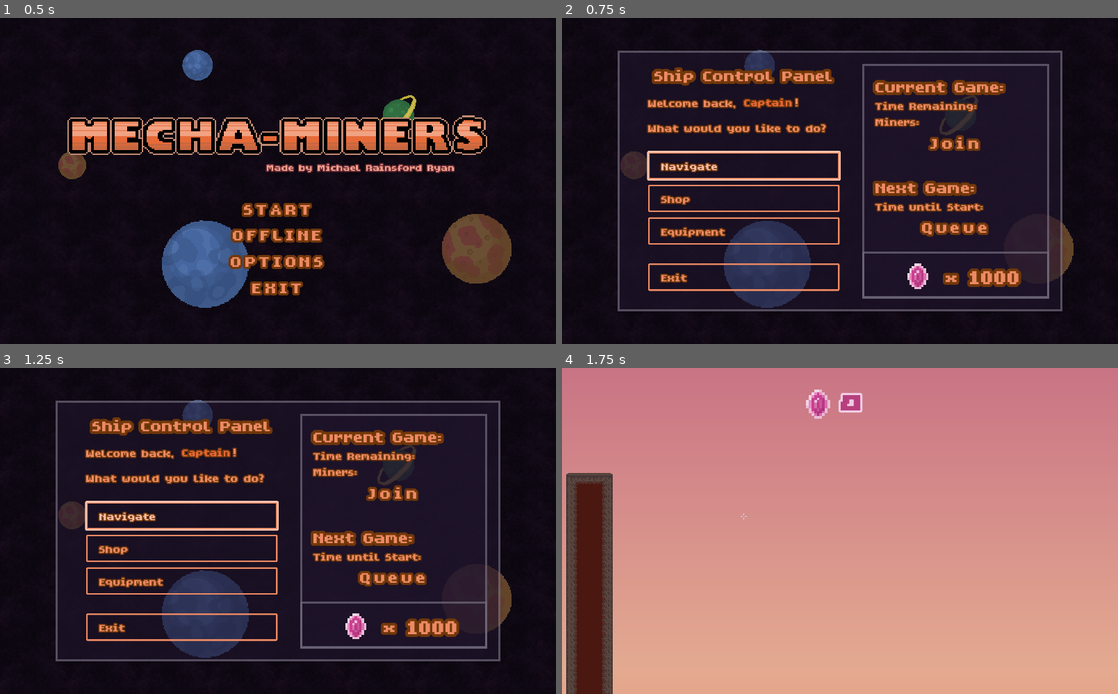
Above: before the commit, frames 1-4 (two rows, left to right).
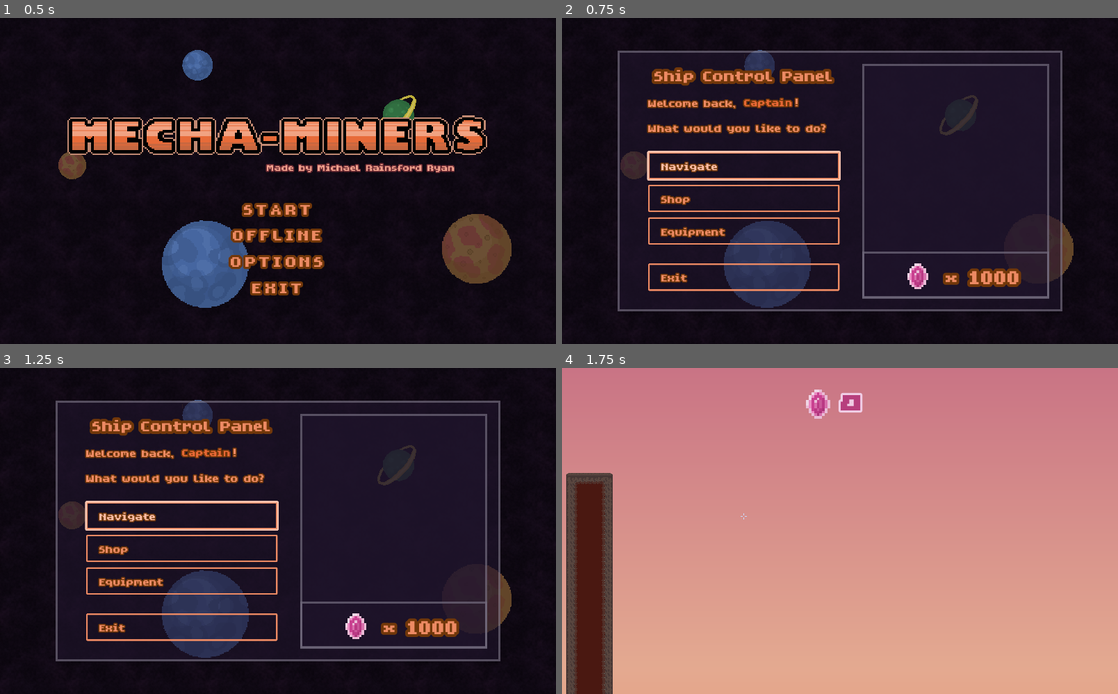
Above: after the commit, the same moments.

Repository: MichaelRRyan/Mecha-Miners
Game: Godot game, scene res://scenes/ui/screens/TitleScreen.tscn
Same seed, same stepped clock (60 frames per second), same inputs: the game is played once before the commit and once after it.
Inputs:
- Up to frame 1 (0.5 s): no input
- Up to frame 2 (0.75 s): click "OFFLINE" at 0.5 s
- Up to frame 3 (1.25 s): no input
- Up to frame 4 (1.75 s): click "Navigate" at 1.25 s

Frame 1 is identical in both runs. In frame 2, 3.6% of the frame differs, in the area x 55-80%, y 18-68%; in frame 3, 3.6%; in frame 4, nothing differs.

Commit message:
Added world syncing

Diff:
--- a/scenes/ui/screens/ShipScreen.tscn
+++ b/scenes/ui/screens/ShipScreen.tscn
@@ -153,54 +153,6 @@
 anchor_right = 0.93
 anchor_bottom = 0.75
 
-[node name="GameInfoPanel" type="VBoxContainer" parent="ConsolePanel/RightPanel/Content"]
-anchor_right = 1.0
-anchor_bottom = 1.0
-
-[node name="CurrentGameTitle" type="Label" parent="ConsolePanel/RightPanel/Content/GameInfoPanel"]
-margin_right = 295.0
-margin_bottom = 38.0
-custom_fonts/font = ExtResource( 8 )
-text = "Current Game:"
-
-[node name="TimeRemaining" type="Label" parent="ConsolePanel/RightPanel/Content/GameInfoPanel"]
-margin_top = 42.0
-margin_right = 295.0
-margin_bottom = 68.0
-text = "Time Remaining:"
-
-[node name="Miners" type="Label" parent="ConsolePanel/RightPanel/Content/GameInfoPanel"]
-margin_top = 72.0
-margin_right = 295.0
-margin_bottom = 98.0
-text = "Miners:"
-
-[node name="JoinButton" type="Button" parent="ConsolePanel/RightPanel/Content/GameInfoPanel"]
-margin_top = 102.0
-margin_right = 295.0
-margin_bottom = 140.0
-text = "Join"
-
-[node name="NextGameTitle" type="Label" parent="ConsolePanel/RightPanel/Content/GameInfoPanel"]
-margin_top = 144.0
-margin_right = 295.0
-margin_bottom = 223.0
-custom_fonts/font = ExtResource( 8 )
-text = "
-Next Game:"
-
-[node name="TimeUntilStart" type="Label" parent="ConsolePanel/RightPanel/Content/GameInfoPanel"]
-margin_top = 227.0
-margin_right = 295.0
-margin_bottom = 253.0
-text = "Time until Start:"
-
-[node name="QueueButton" type="Button" parent="ConsolePanel/RightPanel/Content/GameInfoPanel"]
-margin_top = 257.0
-margin_right = 295.0
-margin_bottom = 295.0
-text = "Queue"
-
 [node name="Console" type="Panel" parent="ConsolePanel/RightPanel"]
 anchor_top = 0.8
 anchor_right = 1.0
--- a/scenes/world/TestWorld.tscn
+++ b/scenes/world/TestWorld.tscn
@@ -45,4 +45,3 @@
 
 [connection signal="menu_toggled" from="GUIManager" to="Cursor" method="_on_GUIManager_menu_toggled"]
 [connection signal="crystal_amount_changed" from="PlayerManager/Player" to="GUIManager" method="_on_Player_crystal_amount_changed"]
-[connection signal="menu_toggled" from="DropPod" to="GUIManager" method="_on_DropPod_menu_toggled"]
--- a/scripts/ai/AIController.gd
+++ b/scripts/ai/AIController.gd
@@ -141,6 +141,9 @@
 
 #-------------------------------------------------------------------------------
 func _ready() -> void:
+	if Network.is_client():
+		queue_free()
+
 	subject = get_parent()
 	var _r = subject.connect("died", self, "_on_subject_died")
 	call_deferred("add_behaviour", IdleBehaviour.new())
--- a/scripts/world/PlayerManager.gd
+++ b/scripts/world/PlayerManager.gd
@@ -28,6 +28,7 @@
 var _entity_data = []
 var _main_camera : Camera2D = null
 var _focused_entity_id = 0
+var _terrain = null
 
 var _local_player = null
 var _cam_follow_point = null
@@ -50,12 +51,34 @@
 		_main_camera = main_cameras.front()
 		_main_camera.limit_top = int(drop_height + camera_buffer)
 
+	# Gets the terrain.
+	var terrains = get_tree().get_nodes_in_group("terrain")
+	if terrains != null and not terrains.empty():
+		_terrain = terrains.front()
+
 	# If offline or hosting, spawns the first few entities.
 	var net_state = Network.state
 	if Network.State.Offline == net_state or Network.State.Hosting == net_state:
 		_spawn_first_entities()
 
 	elif Network.State.Connected == net_state:
+		rpc_id(Network.SERVER_ID, "_request_world_data")
+
+
+# ------------------------------------------------------------------------------
+# SERVER METHOD.
+remote func _request_world_data():
+	if Network.State.Hosting == Network.state:
+		var peer_id = get_tree().get_rpc_sender_id()
+		rpc_id(peer_id, "_recieve_world_data", _terrain.get_world_data())
+
+
+# ------------------------------------------------------------------------------
+# CLIENT METHOD.
+remote func _recieve_world_data(world_data):
+	var sender_id = get_tree().get_rpc_sender_id()
+	if Network.SERVER_ID == sender_id:
+		_terrain.apply_world_data(world_data)
 		rpc_id(Network.SERVER_ID, "_request_entity_data")
 
 
--- a/scripts/world/Terrain.gd
+++ b/scripts/world/Terrain.gd
@@ -81,6 +81,65 @@
 
 
 # -----------------------------------------------------------------------------
+func get_world_data():
+	var generator = get_node("WorldGenerator")
+	var width = generator.width
+	var height = generator.cave_height + generator.ground_height
+
+	var foreground = $Foreground
+	var background = $Background
+	var details = $Details
+
+	var tiles = []
+	tiles.resize(width)
+	for x in width:
+		tiles[x] = []
+		tiles[x].resize(height)
+
+		for y in height:
+			tiles[x][y] = {
+				0: foreground.get_cell(x, y),
+				1: background.get_cell(x, y),
+			}
+
+	var grass = {}
+	for x in width:
+		for y in generator.ground_height:
+			var type = details.get_cell(x, y)
+			if type != -1:
+				grass[Vector2(x, y)] = type
+
+	return { "tiles": tiles, "grass": grass }
+
+
+# -----------------------------------------------------------------------------
+func apply_world_data(world_data):
+	var generator = get_node("WorldGenerator")
+	var width = generator.width
+	var height = generator.cave_height + generator.ground_height
+	generator.clear()
+
+	var foreground = $Foreground
+	var background = $Background
+	var details = $Details
+
+	var tiles = world_data["tiles"]
+	var grass = world_data["grass"]
+
+	for x in width:
+		for y in height:
+			foreground.set_cell(x, y, tiles[x][y][0])
+			background.set_cell(x, y, tiles[x][y][1])
+
+	for cell in grass.keys():
+		details.set_cellv(cell, grass[cell])
+
+	generator._get_tilemaps()
+	generator._place_borders()
+	generator._update_autotiles()
+
+
+# -----------------------------------------------------------------------------
 func _ready():
 	var containers = get_tree().get_nodes_in_group("crystal_container")
 	if containers and !containers.empty():
@@ -118,6 +177,10 @@
 
 # -----------------------------------------------------------------------------
 func damage_tile(tile_position : Vector2, damage : float):
+	if Network.is_client():
+		rpc_id(Network.SERVER_ID, "_request_damage_tile", tile_position, damage)
+		return
+
 	# If the tile is not empty.
 	var tile_type = $Foreground.get_cellv(tile_position)
 	if (tile_type != TileType.Empty
@@ -149,12 +212,26 @@
 
 
 # -----------------------------------------------------------------------------
+remote func _request_damage_tile(tile_position : Vector2, damage : float):
+	if Network.is_host():
+		damage_tile(tile_position, damage)
+
+
+# -----------------------------------------------------------------------------
 func __set_damage_indicator(tile_position : Vector2):
 	var tile_type = $Foreground.get_cellv(tile_position)
 	var damage = damaged_tiles[tile_position].damage
 	var damage_stage = floor(damage / MAX_TILE_HEALTHS[tile_type] * DAMAGE_STAGES)
 	$DamageIndicators.set_cellv(tile_position, damage_stage)
 
+	if Network.is_host():
+		for id in Network.setup_players:
+			rpc_id(id, "_remote_set_damage_indicator", tile_position, damage_stage)
+
+
+# -----------------------------------------------------------------------------
+remote func _remote_set_damage_indicator(tile_position, index):
+	$DamageIndicators.set_cellv(tile_position, index)
 
 # -----------------------------------------------------------------------------
 func __destroy_tile(tile_position : Vector2):
@@ -179,6 +256,19 @@
 	var centred_pos = map_to_world_centred(tile_position)
 	_pathfinding.add_point(new_point, centred_pos)
 	_update_pathfinding_connections(tile_position, new_point)
+
+	if Network.is_host():
+		for id in Network.setup_players:
+			rpc_id(id, "_remove_cell", tile_position)
+
+
+# -----------------------------------------------------------------------------
+remote func _remove_cell(tile_position):
+	$Foreground.set_cellv(tile_position, -1)
+	set_background(int(tile_position.x), int(tile_position.y))
+	$Foreground.update_bitmask_area(tile_position)
+	$Details.set_cell(tile_position.x, tile_position.y - 1, -1)
+	$DamageIndicators.set_cellv(tile_position, -1)
 
 
 # -----------------------------------------------------------------------------
--- a/scripts/world/WorldGenerator.gd
+++ b/scripts/world/WorldGenerator.gd
@@ -410,7 +410,7 @@
 	if Engine.editor_hint:
 		call_deferred("clear")
 
-	elif _get_tilemaps():
+	elif not Network.is_client() and _get_tilemaps():
 		generate()
 		_terrain.generate_pathfinding_grid(Vector2(-wall_buffer, -wall_buffer),
 			Vector2(width + wall_buffer, cave_height + ground_height + wall_buffer))
